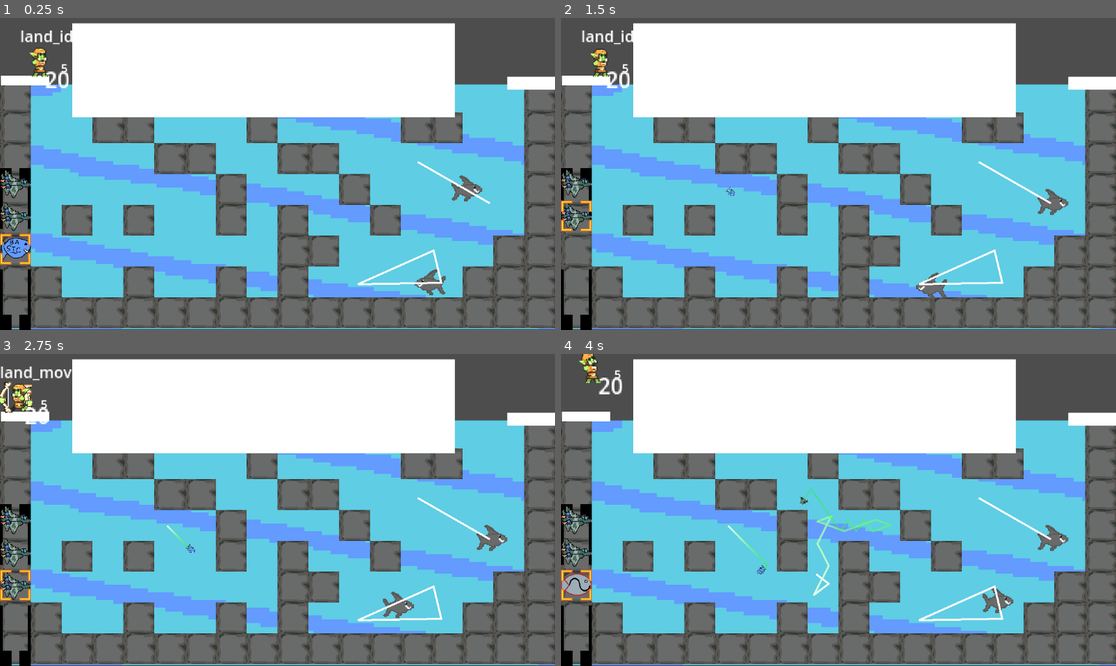
Above: before the commit, frames 1-4 (two rows, left to right).
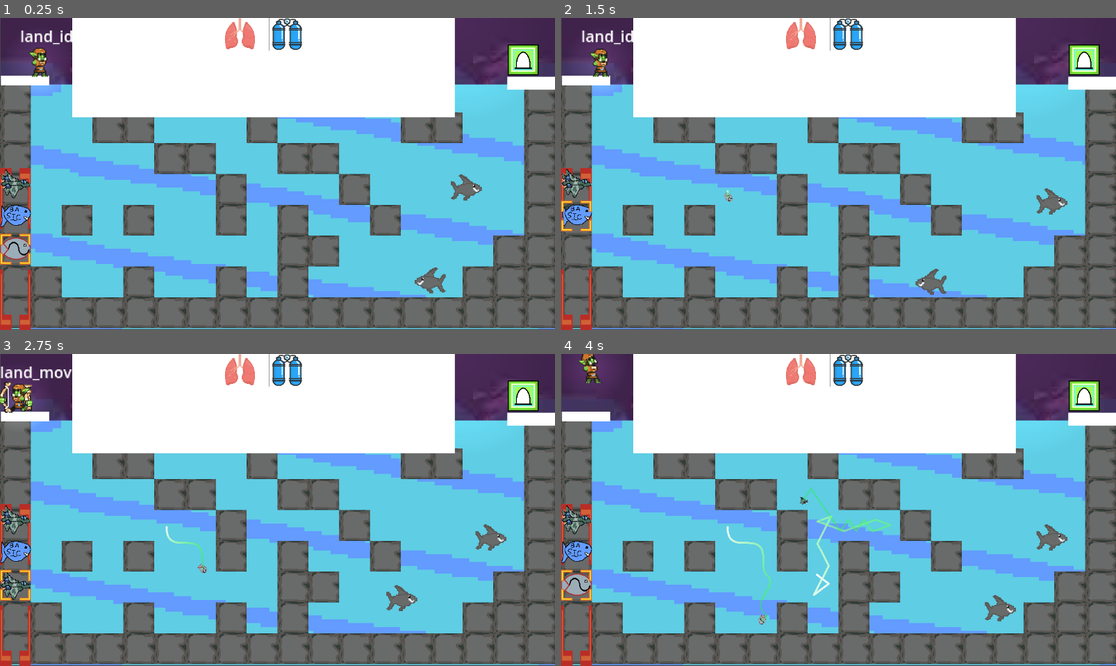
Above: after the commit, the same moments.

Repository: LuBolin/CaveDiver
Game: Godot game, scene res://levels/sandbox.tscn
Same seed, same stepped clock (60 frames per second), same inputs: the game is played once before the commit and once after it.
Inputs (mouse positions are in pixels of both pictures, inside the frame that each line leads up to):
- Up to frame 1 (0.25 s): no input
- Up to frame 2 (1.5 s): tap Enter at 0.5 s; drag from (577, 248) to (838, 208) at 0.52 s; drag from (727, 189) to (838, 208) at 1.27 s
- Up to frame 3 (2.75 s): move the mouse to (333, 441) at 2.02 s; hold A (move_left) from 2.03 s (still down); tap 3 at 2.1 s
- Up to frame 4 (4 s): release A (move_left) at 2.75 s; drag from (810, 572) to (960, 606) at 2.77 s; move the mouse to (1005, 556) at 3.52 s; hold D (move_right) from 3.53 s (still down); tap 2 at 3.6 s; tap Space (jump) at 3.77 s

The runs differ from the first frame. In frame 1, 9.5% of the frame differs, in the area x 0-100%, y 0-100%; in frame 2, 9.3%; in frame 3, 9.4%; in frame 4, 9.7%.

Commit message:
Player HUD

Diff:
--- a/levels/sandbox.tscn
+++ b/levels/sandbox.tscn
@@ -1,12 +1,16 @@
-[gd_scene load_steps=13 format=3 uid="uid://b8ed654sngd3h"]
+[gd_scene load_steps=17 format=3 uid="uid://b8ed654sngd3h"]
 
 [ext_resource type="Texture2D" uid="uid://ciggn0lafcose" path="res://objects/terrain/water.png" id="1_1w25g"]
+[ext_resource type="Texture2D" uid="uid://dyr1ayx2hbk58" path="res://resources/sprites/background_from_online.jpg" id="1_o2xs0"]
 [ext_resource type="TileSet" uid="uid://cyktj7rs2x5sw" path="res://objects/terrain/water_tileset.tres" id="2_vbfiw"]
 [ext_resource type="Script" path="res://objects/terrain/Waters_Area.gd" id="3_hlkok"]
 [ext_resource type="PackedScene" uid="uid://cw5v4ivweo6bl" path="res://objects/player/player.tscn" id="4_sa6n5"]
 [ext_resource type="PackedScene" uid="uid://c1dr63pe1527k" path="res://objects/shark/Shark.tscn" id="5_iqw21"]
 [ext_resource type="PackedScene" uid="uid://drxm4lprot2ml" path="res://objects/fish/jetfish.tscn" id="5_v5wh8"]
 [ext_resource type="PackedScene" uid="uid://bdbqbregiv5ws" path="res://objects/fish/basicfish.tscn" id="6_gsmd7"]
+[ext_resource type="PackedScene" uid="uid://bklcldpxvdiad" path="res://objects/fish/sinusoidalfish.tscn" id="7_0wkr4"]
+[ext_resource type="PackedScene" uid="uid://5g0gkvddwhcs" path="res://objects/escape/Escape.tscn" id="8_xe23b"]
+[ext_resource type="Texture2D" uid="uid://bteqkxejmlhbm" path="res://resources/sprites/light_circle.png" id="11_sqdqe"]
 
 [sub_resource type="RectangleShape2D" id="RectangleShape2D_ia8c6"]
 size = Vector2(1152, 512)
@@ -18,14 +22,21 @@
 size = Vector2(100, 20)
 
 [sub_resource type="RectangleShape2D" id="RectangleShape2D_yvpmd"]
-size = Vector2(793, 196)
+size = Vector2(793, 236)
 
 [sub_resource type="RectangleShape2D" id="RectangleShape2D_in1fv"]
 size = Vector2(100, 33)
 
 [node name="Root" type="Node2D"]
 
-[node name="Camera2D" type="Camera2D" parent="."]
+[node name="Misc" type="Node2D" parent="."]
+
+[node name="Background" type="Sprite2D" parent="Misc"]
+position = Vector2(1.49997, -7.00003)
+scale = Vector2(4.53937, 3.32323)
+texture = ExtResource("1_o2xs0")
+
+[node name="Camera2D" type="Camera2D" parent="Misc"]
 
 [node name="Waters_Area" type="Area2D" parent="."]
 position = Vector2(0, 100)
@@ -57,8 +68,8 @@
 mesh = SubResource("QuadMesh_rwhld")
 
 [node name="MeshInstance2D2" type="MeshInstance2D" parent="Land"]
-position = Vector2(495, -21.25)
-scale = Vector2(7.94, 9.725)
+position = Vector2(495, -41.5)
+scale = Vector2(7.94, 11.75)
 mesh = SubResource("QuadMesh_rwhld")
 
 [node name="MeshInstance2D3" type="MeshInstance2D" parent="Land"]
@@ -67,7 +78,7 @@
 mesh = SubResource("QuadMesh_rwhld")
 
 [node name="CollisionShape2D2" type="CollisionShape2D" parent="Land"]
-position = Vector2(494.5, -22)
+position = Vector2(494.5, -42)
 shape = SubResource("RectangleShape2D_yvpmd")
 debug_color = Color(0.419608, 0.231373, 0.0392157, 0.419608)
 
@@ -76,37 +87,48 @@
 shape = SubResource("RectangleShape2D_in1fv")
 debug_color = Color(0.278431, 0.137255, 0.0470588, 0.419608)
 
-[node name="Player" parent="." instance=ExtResource("4_sa6n5")]
-position = Vector2(-494, -242)
-
-[node name="AmmoPouch" parent="Player/CanvasLayer" index="0"]
-initial_fishes = Array[PackedScene]([ExtResource("5_v5wh8"), ExtResource("5_v5wh8"), ExtResource("6_gsmd7")])
-
-[node name="DirectionalLight2D" type="DirectionalLight2D" parent="."]
+[node name="Darkness" type="DirectionalLight2D" parent="."]
 visible = false
 color = Color(0, 0, 0, 1)
 blend_mode = 2
 shadow_enabled = true
 
-[node name="Shark" parent="." instance=ExtResource("5_iqw21")]
+[node name="Entities" type="Node2D" parent="."]
+
+[node name="Shark" parent="Entities" instance=ExtResource("5_iqw21")]
 position = Vector2(167, 229)
 
-[node name="Shark" parent="Shark" index="0"]
+[node name="Shark" parent="Entities/Shark" index="0"]
 speed = 100.0
 
-[node name="PatrolRoute" parent="Shark" index="1"]
+[node name="PatrolRoute" parent="Entities/Shark" index="1"]
 points = PackedVector2Array(173, -3, 0, 0, 157, -70)
 
-[node name="Shark2" parent="." instance=ExtResource("5_iqw21")]
+[node name="Shark2" parent="Entities" instance=ExtResource("5_iqw21")]
 position = Vector2(291, -25)
 
-[node name="Shark" parent="Shark2" index="0"]
+[node name="Shark" parent="Entities/Shark2" index="0"]
 speed = 500.0
 
-[node name="PatrolRoute" parent="Shark2" index="1"]
+[node name="PatrolRoute" parent="Entities/Shark2" index="1"]
 points = PackedVector2Array(0, 0, 150, 86)
 closed = false
 
+[node name="Escape" parent="Entities" instance=ExtResource("8_xe23b")]
+position = Vector2(510, -237)
+
+[node name="PointLight2D" type="PointLight2D" parent="Entities"]
+position = Vector2(373, -323)
+energy = 0.2
+texture = ExtResource("11_sqdqe")
+texture_scale = 7.0
+
+[node name="Player" parent="." instance=ExtResource("4_sa6n5")]
+position = Vector2(-494, -242)
+
+[node name="AmmoPouch" parent="Player/CanvasLayer" index="0"]
+initial_fishes = Array[PackedScene]([ExtResource("5_v5wh8"), ExtResource("6_gsmd7"), ExtResource("7_0wkr4")])
+
+[editable path="Entities/Shark"]
+[editable path="Entities/Shark2"]
 [editable path="Player"]
-[editable path="Shark"]
-[editable path="Shark2"]
--- /dev/null
+++ b/objects/escape/Escape.gd
@@ -0,0 +1,26 @@
+extends Area2D
+
+var wind_up = 1
+var wind_up_progress = 0
+
+var player_arrived = false
+
+var won_shown = false
+
+func _physics_process(delta):
+	if player_arrived:
+		wind_up_progress += delta
+	if wind_up_progress >= wind_up:
+		if not won_shown:
+			won_shown = true
+			print_rich("[font_size=48][color=green]Victory![/color][/font_size]")
+
+func _on_body_entered(body):
+	if body is Player:
+		player_arrived = true
+
+func _on_body_exited(body):
+	if body is Player:
+		wind_up_progress = 0
+		player_arrived = false
+		won_shown = false
--- /dev/null
+++ b/objects/escape/Escape.tscn
@@ -0,0 +1,27 @@
+[gd_scene load_steps=5 format=3 uid="uid://5g0gkvddwhcs"]
+
+[ext_resource type="Script" path="res://objects/escape/Escape.gd" id="1_as0h3"]
+[ext_resource type="Texture2D" uid="uid://wa3ucflrb47o" path="res://objects/escape/escape.png" id="1_ejpx7"]
+[ext_resource type="Texture2D" uid="uid://bteqkxejmlhbm" path="res://resources/sprites/light_circle.png" id="3_wfw14"]
+
+[sub_resource type="RectangleShape2D" id="RectangleShape2D_e7ux1"]
+size = Vector2(32, 32)
+
+[node name="Escape" type="Area2D"]
+collision_mask = 3
+script = ExtResource("1_as0h3")
+
+[node name="Sprite" type="Sprite2D" parent="."]
+texture = ExtResource("1_ejpx7")
+
+[node name="CollisionShape" type="CollisionShape2D" parent="."]
+shape = SubResource("RectangleShape2D_e7ux1")
+
+[node name="PointLight2D" type="PointLight2D" parent="."]
+color = Color(0, 0.788235, 0.294118, 1)
+energy = 0.5
+texture = ExtResource("3_wfw14")
+texture_scale = 1.2
+
+[connection signal="body_entered" from="." to="." method="_on_body_entered"]
+[connection signal="body_exited" from="." to="." method="_on_body_exited"]
--- a/objects/fish/fish-scripts/Movement.gd
+++ b/objects/fish/fish-scripts/Movement.gd
@@ -1,6 +1,5 @@
 class_name Movement
 extends CharacterBody2D
-
 
 var movement_function : Callable
 var collision_function : Callable
--- a/objects/fish/fish-skeleton.tscn
+++ b/objects/fish/fish-skeleton.tscn
@@ -22,6 +22,7 @@
 fish_trail = NodePath("Movement/Trail")
 
 [node name="Movement" type="CharacterBody2D" parent="."]
+collision_layer = 2
 script = ExtResource("2_u4bfd")
 
 [node name="Sprite" type="Sprite2D" parent="Movement"]
--- a/level_data/ammo_pouch.gd
+++ b/objects/player/HUD/ammo_pouch.gd
@@ -4,7 +4,7 @@
 @onready var scroll_container = $SmoothScrollContainer
 @onready var vbox_list = $SmoothScrollContainer/VBoxContainer
 
-var fish_ammo_dummy: PackedScene = preload('res://level_data/fish_ammo.tscn')
+var fish_ammo_dummy: PackedScene = preload('res://objects/player/HUD/fish_ammo.tscn')
 var current_index: int = 0
 
 @export var initial_fishes: Array[PackedScene] = []
--- a/level_data/ammo_pouch.tscn
+++ b/objects/player/HUD/ammo_pouch.tscn
@@ -1,9 +1,9 @@
 [gd_scene load_steps=9 format=3 uid="uid://bpp4cb8b201on"]
 
-[ext_resource type="Script" path="res://level_data/ammo_pouch.gd" id="1_oxli6"]
-[ext_resource type="Texture2D" uid="uid://cv2yy61xyn4yf" path="res://resources/sprites/frame.png" id="2_l3cfh"]
-[ext_resource type="Script" path="res://addons/SmoothScroll/SmoothScrollContainer.gd" id="3_h0k2n"]
-[ext_resource type="Script" path="res://addons/SmoothScroll/scroll_damper/expo_scroll_damper.gd" id="4_njavp"]
+[ext_resource type="Script" path="res://objects/player/HUD/ammo_pouch.gd" id="1_84fyg"]
+[ext_resource type="Texture2D" uid="uid://cv2yy61xyn4yf" path="res://resources/sprites/frame.png" id="2_fhmhd"]
+[ext_resource type="Script" path="res://addons/SmoothScroll/SmoothScrollContainer.gd" id="3_cnyll"]
+[ext_resource type="Script" path="res://addons/SmoothScroll/scroll_damper/expo_scroll_damper.gd" id="4_88xlv"]
 
 [sub_resource type="StyleBoxEmpty" id="StyleBoxEmpty_wa7c7"]
 
@@ -32,14 +32,14 @@
 grow_vertical = 0
 size_flags_horizontal = 0
 size_flags_vertical = 0
-script = ExtResource("1_oxli6")
+script = ExtResource("1_84fyg")
 
-[node name="TextureRect" type="TextureRect" parent="."]
-modulate = Color(0, 0, 0, 1)
+[node name="Frame" type="TextureRect" parent="."]
+modulate = Color(0.835294, 0.4, 1, 1)
 layout_mode = 0
 offset_right = 64.0
 offset_bottom = 336.0
-texture = ExtResource("2_l3cfh")
+texture = ExtResource("2_fhmhd")
 
 [node name="SmoothScrollContainer" type="ScrollContainer" parent="."]
 layout_mode = 1
--- /dev/null
+++ b/objects/player/HUD/oxygen_level.gd
@@ -0,0 +1,43 @@
+class_name OxygenLevel
+extends Control
+
+@onready
+var lungs_label: Label = $HBox/Lungs/LungsLabel
+@onready
+var tank_label: Label = $HBox/Tank/TankLabel
+
+@export var lung_capacity: int = 5
+@export var tank_capacity: int = 20
+
+var lungs_left = lung_capacity
+
+var tank_left = tank_capacity
+
+var player: Player
+
+func _ready():
+	var p = get_parent()
+	while not p is Player:
+		p = p.get_parent()
+	player = p
+
+func _physics_process(delta):
+	if player.submerged():
+		lungs_left -= delta
+		if lungs_left < 0:
+			tank_left += lungs_left
+			lungs_left = 0
+	else:
+		if lungs_left < lung_capacity:
+			lungs_left = lung_capacity
+
+func _process(delta):
+	if lungs_left < 0:
+		lungs_label.set_text("No more breath!")
+	else:
+		lungs_label.set_text(str(snapped(lungs_left, 0.1)))
+
+	if tank_left < 0:
+		tank_label.set_text("Empty!")
+	else:
+		tank_label.set_text(str(snapped(tank_left, 0.1)))
--- /dev/null
+++ b/objects/player/HUD/oxygen_level.tscn
@@ -0,0 +1,53 @@
+[gd_scene load_steps=4 format=3 uid="uid://c10mfic5lq45q"]
+
+[ext_resource type="Script" path="res://objects/player/HUD/oxygen_level.gd" id="1_e86li"]
+[ext_resource type="Texture2D" uid="uid://bqv8vxdwkuy6a" path="res://objects/player/assets/lungs.png" id="1_hu1wt"]
+[ext_resource type="Texture2D" uid="uid://6gg137rgmlb1" path="res://objects/player/assets/oxygen_tank.png" id="2_3tdn3"]
+
+[node name="OxygenLevel" type="Control"]
+layout_mode = 3
+anchors_preset = 5
+anchor_left = 0.5
+anchor_right = 0.5
+grow_horizontal = 2
+size_flags_horizontal = 4
+size_flags_vertical = 0
+script = ExtResource("1_e86li")
+
+[node name="HBox" type="HBoxContainer" parent="."]
+layout_mode = 1
+anchors_preset = 5
+anchor_left = 0.5
+anchor_right = 0.5
+offset_left = -110.0
+offset_right = 110.0
+offset_bottom = 67.0
+grow_horizontal = 2
+
+[node name="Lungs" type="HBoxContainer" parent="HBox"]
+layout_mode = 2
+
+[node name="LungsTexture" type="TextureRect" parent="HBox/Lungs"]
+layout_mode = 2
+texture = ExtResource("1_hu1wt")
+
+[node name="LungsLabel" type="Label" parent="HBox/Lungs"]
+layout_mode = 2
+theme_override_font_sizes/font_size = 32
+text = "5"
+vertical_alignment = 1
+
+[node name="VSeparator" type="VSeparator" parent="HBox/Lungs"]
+layout_mode = 2
+
+[node name="Tank" type="HBoxContainer" parent="HBox"]
+layout_mode = 2
+
+[node name="TankTexture" type="TextureRect" parent="HBox/Tank"]
+layout_mode = 2
+texture = ExtResource("2_3tdn3")
+
+[node name="TankLabel" type="Label" parent="HBox/Tank"]
+layout_mode = 2
+theme_override_font_sizes/font_size = 48
+text = "20"
--- a/objects/player/Player.gd
+++ b/objects/player/Player.gd
@@ -9,21 +9,13 @@
 var state_label = $StateLabel
 
 @onready
-var oxygen_buffer_label = $BufferLabel
+var ammo_pouch: AmmoPouch = $CanvasLayer/AmmoPouch
 @onready
-var oxygen_tank_label = $TankLabel
-
-@onready
-var ammo_pouch: AmmoPouch = $CanvasLayer/AmmoPouch
+var oxygen_level: OxygenLevel = $CanvasLayer/OxygenLevel
 
 var fish_scene: PackedScene = preload("res://objects/fish/jetfish.tscn")
 
 var waters_area: Area2D
-
-const oxygen_buffer = 5
-var oxygen_buffer_left = oxygen_buffer
-const oxygen_tank = 20
-var oxygen_tank_left = oxygen_tank
 
 
 func _ready():
@@ -47,26 +39,9 @@
 	state_machine.process_input(event)
 
 func _physics_process(delta):
-	if submerged():
-		oxygen_buffer_left -= delta
-		if oxygen_buffer_left < 0:
-			oxygen_tank_left += oxygen_buffer_left
-			oxygen_buffer_left = 0
-	else:
-		oxygen_buffer_left = oxygen_buffer
-
 	state_machine.process_physics(delta)
 
 func _process(delta):
-	if oxygen_buffer_left < 0:
-		oxygen_buffer_label.set_text("Empty!")
-	else:
-		oxygen_buffer_label.set_text(str(snapped(oxygen_buffer_left, 0.1)))
-
-	if oxygen_tank_left < 0:
-		oxygen_tank_label.set_text("Empty!")
-	else:
-		oxygen_tank_label.set_text(str(snapped(oxygen_tank_left, 0.1)))
 	state_machine.process_frame(delta)
 
 func submerged():
--- a/objects/player/player.tscn
+++ b/objects/player/player.tscn
@@ -1,9 +1,10 @@
-[gd_scene load_steps=16 format=3 uid="uid://cw5v4ivweo6bl"]
+[gd_scene load_steps=17 format=3 uid="uid://cw5v4ivweo6bl"]
 
 [ext_resource type="Script" path="res://objects/player/Player.gd" id="1_kiu2d"]
 [ext_resource type="SpriteFrames" uid="uid://6xhup71bfrop" path="res://objects/player/player_spriteframes.tres" id="2_gp143"]
-[ext_resource type="Texture2D" uid="uid://bteqkxejmlhbm" path="res://resources/sprites/white_circle.png" id="3_qxlou"]
+[ext_resource type="PackedScene" uid="uid://c10mfic5lq45q" path="res://objects/player/HUD/oxygen_level.tscn" id="3_06578"]
 [ext_resource type="Script" path="res://objects/player/PlayerStatemachine.gd" id="4_jvups"]
+[ext_resource type="Texture2D" uid="uid://bteqkxejmlhbm" path="res://resources/sprites/light_circle.png" id="5_7idbf"]
 [ext_resource type="Script" path="res://objects/player/states/land_idle.gd" id="5_pbnr6"]
 [ext_resource type="Script" path="res://objects/player/states/land_move.gd" id="6_2ydie"]
 [ext_resource type="Script" path="res://objects/player/states/land_jump.gd" id="6_ih6bu"]
@@ -12,7 +13,7 @@
 [ext_resource type="Script" path="res://objects/player/states/water_move.gd" id="10_xyd02"]
 [ext_resource type="Script" path="res://objects/player/states/water_float.gd" id="11_mb7uq"]
 [ext_resource type="Script" path="res://objects/player/states/water_sink.gd" id="12_5gqv5"]
-[ext_resource type="PackedScene" uid="uid://bpp4cb8b201on" path="res://level_data/ammo_pouch.tscn" id="13_u68c8"]
+[ext_resource type="PackedScene" uid="uid://bpp4cb8b201on" path="res://objects/player/HUD/ammo_pouch.tscn" id="13_u68c8"]
 
 [sub_resource type="CapsuleShape2D" id="CapsuleShape2D_f5jfp"]
 
@@ -20,6 +21,7 @@
 radius = 7.5
 
 [node name="Player" type="CharacterBody2D"]
+z_index = 100
 scale = Vector2(2, 2)
 collision_layer = 2
 script = ExtResource("1_kiu2d")
@@ -27,6 +29,8 @@
 [node name="CanvasLayer" type="CanvasLayer" parent="."]
 
 [node name="AmmoPouch" parent="CanvasLayer" instance=ExtResource("13_u68c8")]
+
+[node name="OxygenLevel" parent="CanvasLayer" instance=ExtResource("3_06578")]
 
 [node name="Collision" type="CollisionShape2D" parent="."]
 shape = SubResource("CapsuleShape2D_f5jfp")
@@ -39,8 +43,9 @@
 autoplay = "land_idle"
 
 [node name="PointLight2D" type="PointLight2D" parent="Renderer"]
-texture = ExtResource("3_qxlou")
-texture_scale = 0.66
+energy = 0.5
+texture = ExtResource("5_7idbf")
+texture_scale = 1.2
 
 [node name="StateMachine" type="Node2D" parent="." node_paths=PackedStringArray("starting_state")]
 script = ExtResource("4_jvups")
@@ -92,8 +97,6 @@
 water_idle_state = NodePath("../water_idle")
 water_move_state = NodePath("../water_move")
 water_sink_state = NodePath("../water_sink")
-animation_name = null
-land_move_speed = null
 
 [node name="water_sink" type="Node2D" parent="StateMachine" node_paths=PackedStringArray("water_idle_state", "water_move_state", "water_float_state")]
 script = ExtResource("12_5gqv5")
@@ -110,26 +113,6 @@
 horizontal_alignment = 1
 vertical_alignment = 1
 
-[node name="BufferLabel" type="Label" parent="."]
-offset_left = 10.0
-offset_top = -1.5
-offset_right = 50.0
-offset_bottom = 21.5
-scale = Vector2(0.8, 0.7)
-text = "test"
-horizontal_alignment = 1
-vertical_alignment = 1
-
-[node name="TankLabel" type="Label" parent="."]
-offset_left = -8.5
-offset_top = 2.0
-offset_right = 31.5
-offset_bottom = 25.0
-scale = Vector2(1.38, 1.44)
-text = "test"
-horizontal_alignment = 1
-vertical_alignment = 1
-
 [node name="Head" type="Area2D" parent="."]
 collision_layer = 2
 
--- a/objects/player/player_spriteframes.tres
+++ b/objects/player/player_spriteframes.tres
@@ -1,13 +1,13 @@
 [gd_resource type="SpriteFrames" load_steps=28 format=3 uid="uid://6xhup71bfrop"]
 
-[ext_resource type="Texture2D" uid="uid://bbu1166niwl7" path="res://objects/player/Orc - Rogue/Fall/Fall-Sheet.png" id="1_hl7c0"]
-[ext_resource type="Texture2D" uid="uid://bbrjyragd7ae2" path="res://objects/player/Orc - Rogue/Idle/Idle-Sheet.png" id="1_n8c0k"]
-[ext_resource type="Texture2D" uid="uid://bcws31mk2yly5" path="res://objects/player/Orc - Rogue/Death/Death-Sheet.png" id="3_ldrov"]
-[ext_resource type="Texture2D" uid="uid://b5rhekh14vbt7" path="res://objects/player/Orc - Rogue/Run/Run-Sheet.png" id="3_x4btt"]
-[ext_resource type="Texture2D" uid="uid://ei42r5trd4rp" path="res://objects/player/Orc - Rogue/water_idle.png" id="5_3oksr"]
-[ext_resource type="Texture2D" uid="uid://woomdm41kudd" path="res://objects/player/Orc - Rogue/water_float.png" id="5_btnel"]
-[ext_resource type="Texture2D" uid="uid://b4uksh7bdvmwr" path="res://objects/player/Orc - Rogue/water_sink.png" id="5_e5fia"]
-[ext_resource type="Texture2D" uid="uid://dv7ko70pkr0rx" path="res://objects/player/Orc - Rogue/water_move.png" id="8_phqql"]
+[ext_resource type="Texture2D" uid="uid://bbu1166niwl7" path="res://objects/player/assets/Orc - Rogue/Fall/Fall-Sheet.png" id="1_hl7c0"]
+[ext_resource type="Texture2D" uid="uid://bbrjyragd7ae2" path="res://objects/player/assets/Orc - Rogue/Idle/Idle-Sheet.png" id="1_n8c0k"]
+[ext_resource type="Texture2D" uid="uid://bcws31mk2yly5" path="res://objects/player/assets/Orc - Rogue/Death/Death-Sheet.png" id="3_ldrov"]
+[ext_resource type="Texture2D" uid="uid://b5rhekh14vbt7" path="res://objects/player/assets/Orc - Rogue/Run/Run-Sheet.png" id="3_x4btt"]
+[ext_resource type="Texture2D" uid="uid://ei42r5trd4rp" path="res://objects/player/assets/Orc - Rogue/water_idle.png" id="5_3oksr"]
+[ext_resource type="Texture2D" uid="uid://woomdm41kudd" path="res://objects/player/assets/Orc - Rogue/water_float.png" id="5_btnel"]
+[ext_resource type="Texture2D" uid="uid://b4uksh7bdvmwr" path="res://objects/player/assets/Orc - Rogue/water_sink.png" id="5_e5fia"]
+[ext_resource type="Texture2D" uid="uid://dv7ko70pkr0rx" path="res://objects/player/assets/Orc - Rogue/water_move.png" id="8_phqql"]
 
 [sub_resource type="AtlasTexture" id="AtlasTexture_5qbw8"]
 atlas = ExtResource("1_hl7c0")
--- a/objects/player/states/State.gd
+++ b/objects/player/states/State.gd
@@ -7,7 +7,7 @@
 var land_move_speed: float = 60
 var water_move_speed: float = 60
 var water_float_speed: float = 60
-var water_sink_speed: float = 100
+var water_sink_speed: float = 200
 
 var gravity: int = ProjectSettings.get_setting("physics/2d/default_gravity")
 
--- a/objects/shark/Shark.gd
+++ b/objects/shark/Shark.gd
@@ -24,6 +24,7 @@
 		patrol_points.append(point)
 	self.global_position = patrol_points[0]
 	current_index = 1
+	patrol_route.set_visible(false)
 
 func _process(delta):
 	if get_linear_velocity().x < 0:
@@ -52,4 +53,5 @@
 func _on_kill_zone_body_entered(body):
 	if body == self:
 		return
+	print(body)
 	#body.queue_free()
--- a/objects/shark/Shark.tscn
+++ b/objects/shark/Shark.tscn
@@ -1,11 +1,7 @@
-[gd_scene load_steps=7 format=3 uid="uid://c1dr63pe1527k"]
+[gd_scene load_steps=8 format=3 uid="uid://c1dr63pe1527k"]
 
 [ext_resource type="Texture2D" uid="uid://c5y85uh26v1nv" path="res://objects/shark/shark-sheet.png" id="1_iirp7"]
 [ext_resource type="Script" path="res://objects/shark/Shark.gd" id="1_ugetu"]
-
-[sub_resource type="CapsuleShape2D" id="CapsuleShape2D_8ccx3"]
-radius = 12.0
-height = 48.0
 
 [sub_resource type="AtlasTexture" id="AtlasTexture_vxawq"]
 atlas = ExtResource("1_iirp7")
@@ -29,26 +25,36 @@
 "speed": 5.0
 }]
 
+[sub_resource type="CircleShape2D" id="CircleShape2D_psm21"]
+radius = 8.0
+
+[sub_resource type="CapsuleShape2D" id="CapsuleShape2D_3qjf7"]
+radius = 12.0
+height = 48.0
+
 [node name="Shark" type="Node2D"]
 
 [node name="Shark" type="RigidBody2D" parent="."]
+gravity_scale = 0.0
+contact_monitor = true
 script = ExtResource("1_ugetu")
 speed = 200.0
-
-[node name="CollisionShape2D" type="CollisionShape2D" parent="Shark"]
-rotation = 1.5708
-shape = SubResource("CapsuleShape2D_8ccx3")
 
 [node name="AnimatedSprite2D" type="AnimatedSprite2D" parent="Shark"]
 scale = Vector2(2, 2)
 sprite_frames = SubResource("SpriteFrames_64son")
 autoplay = "default"
 
+[node name="CollisionShape2D" type="CollisionShape2D" parent="Shark"]
+rotation = 1.5708
+shape = SubResource("CircleShape2D_psm21")
+debug_color = Color(0.572549, 0, 0.337255, 0.419608)
+
 [node name="KillZone" type="Area2D" parent="Shark"]
 
 [node name="CollisionShape2D" type="CollisionShape2D" parent="Shark/KillZone"]
 rotation = 1.5708
-shape = SubResource("CapsuleShape2D_8ccx3")
+shape = SubResource("CapsuleShape2D_3qjf7")
 
 [node name="PatrolRoute" type="Line2D" parent="."]
 closed = true
Binary file added: objects/escape/escape.png
Not shown, added: objects/escape/escape.png.import
Not shown: 2 places in objects/player/HUD/ammo_pouch.tscn that only renumber resources
Renamed: level_data/fish_ammo.tscn -> objects/player/HUD/fish_ammo.tscn
Renamed: objects/player/Orc - Rogue/Death/Death-Sheet.png -> objects/player/assets/Orc - Rogue/Death/Death-Sheet.png
Not shown, added: objects/player/assets/Orc - Rogue/Death/Death-Sheet.png.import
Renamed: objects/player/Orc - Rogue/Death/Death.aseprite -> objects/player/assets/Orc - Rogue/Death/Death.aseprite
Renamed: objects/player/Orc - Rogue/Fall/Fall-Sheet.png -> objects/player/assets/Orc - Rogue/Fall/Fall-Sheet.png
Not shown, changed: objects/player/assets/Orc - Rogue/Fall/Fall-Sheet.png.import
Renamed: objects/player/Orc - Rogue/Fall/Fall.aseprite -> objects/player/assets/Orc - Rogue/Fall/Fall.aseprite
Renamed: objects/player/Orc - Rogue/Idle/Idle-Sheet.png -> objects/player/assets/Orc - Rogue/Idle/Idle-Sheet.png
Not shown, changed: objects/player/assets/Orc - Rogue/Idle/Idle-Sheet.png.import
(and 21 more such lines)
